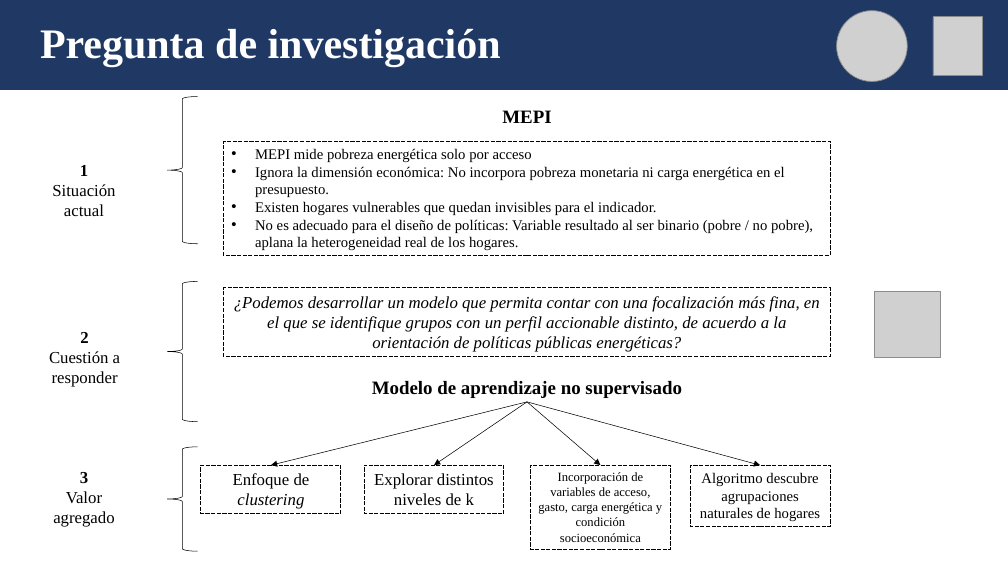
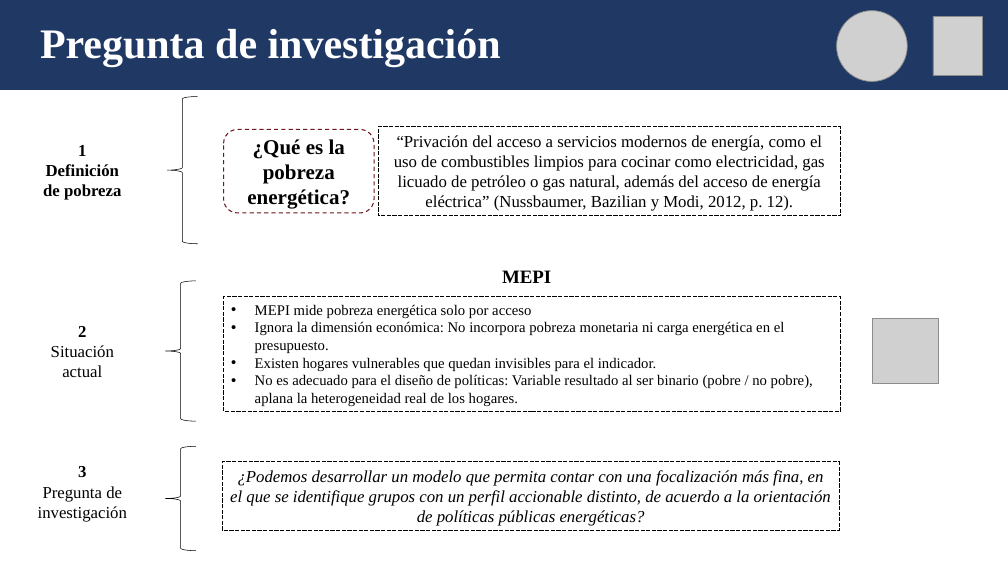
Before and after one commit to lucianoaltamirano435-rgb/Grupo_3_Trabajos_practicos, a slide deck: slide 2 of TPF/TP_final_Seminario_programacion_presentación_final.pptx (slide 3 before the commit). Drawn at 1008x567 pixels with LibreOffice and Linux fonts; fonts in the diff are those of the drawing; grey boxes stand for pictures. Boxes give left, top, right and bottom in pixels: in the first picture for what was removed or moved away, otherwise in the second. Text is boxed around its words. In the diff, an @@ line names an element or a change of style, - is before the commit and + after.

```diff
--- a/TPF/TP_final_Seminario_programacion_presentación_final.pptx
+++ b/TPF/TP_final_Seminario_programacion_presentación_final.pptx
@@ text "1": place and size @@
-text "1" at [52, 165, 115, 216]
+text "1" at [43, 145, 121, 200]
@@ rounded rectangle added at [224, 129, 374, 212], outline #6E171D 1 pt dashed, 20 pt, text #000000, bold @@
+¿Qué es la pobreza energética?
@@ rectangle added at [378, 127, 840, 216], outline #000000 0.75 pt dashed, 16 pt, text #000000 @@
+“Privación del acceso a servicios modernos de energía, como el uso de combustibles limpios para cocinar como electricidad, gas licuado de petróleo o gas natural, además del acceso de energía eléctrica” (Nussbaumer, Bazilian y Modi, 2012, p. 12).
@@ text at [43, 164, 121, 200]: text changed; bold on @@
-Situación actual
+Definición de pobreza
@@ text "MEPI": place and size @@
-text "MEPI" at [502, 110, 551, 123]
+text "MEPI" at [502, 270, 551, 283]
@@ rectangle "MEPI mide pobreza energética solo ...": place and size @@
-rectangle "MEPI mide pobreza energética solo ..." at [224, 141, 830, 256]
+rectangle "MEPI mide pobreza energética solo ..." at [224, 297, 841, 411]
@@ picture: place and size @@
-picture at [875, 292, 941, 358]
+picture at [873, 318, 939, 384]
@@ text at [51, 345, 114, 377]: text changed @@
-Cuestión a responder
+Situación actual
@@ group removed at [201, 381, 830, 549]: 4 rectangles, 4 arrows, 1 text @@
-Modelo de aprendizaje no supervisado
-Enfoque de clustering
-Explorar distintos niveles de k
-Incorporación de variables de acceso, gasto, carga energética y condición socioeconómica
-Algoritmo descubre agrupaciones naturales de hogares
@@ rectangle "¿Podemos desarrollar un modelo que ...": place and size @@
-rectangle "¿Podemos desarrollar un modelo que ..." at [224, 288, 830, 357]
+rectangle "¿Podemos desarrollar un modelo que ..." at [222, 462, 839, 531]
@@ text at [38, 486, 127, 522]: text changed @@
-Valor agregado
+Pregunta de investigación
```
Also in this commit, not shown: 1 other slide changed, 1 slide removed, 1 other file.
